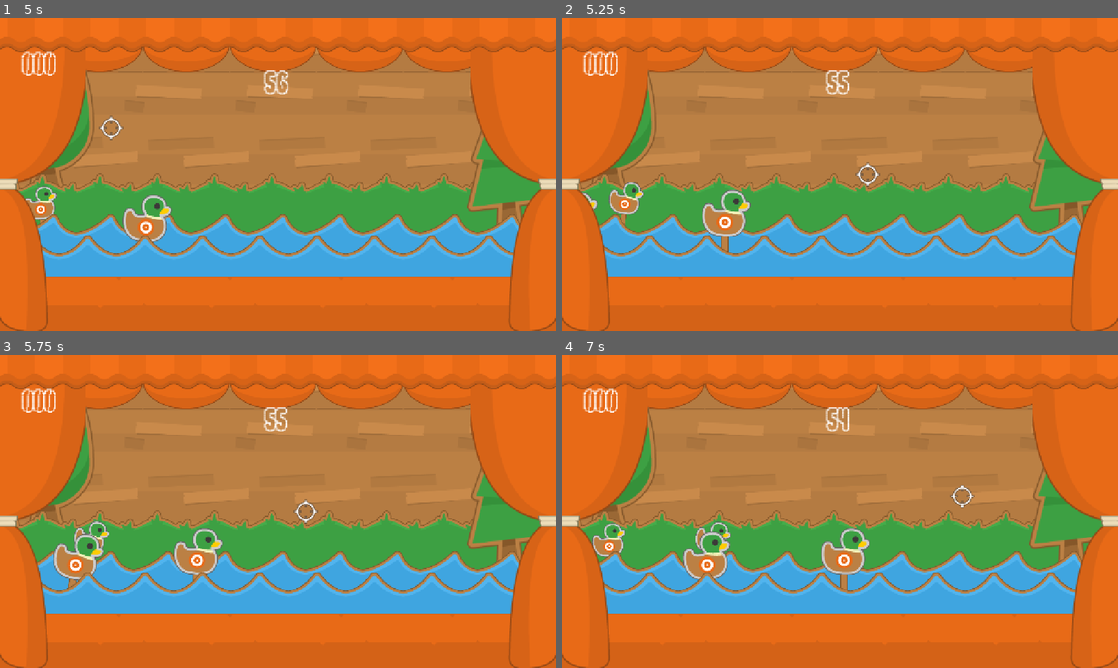
Above: before the commit, frames 1-4 (two rows, left to right).
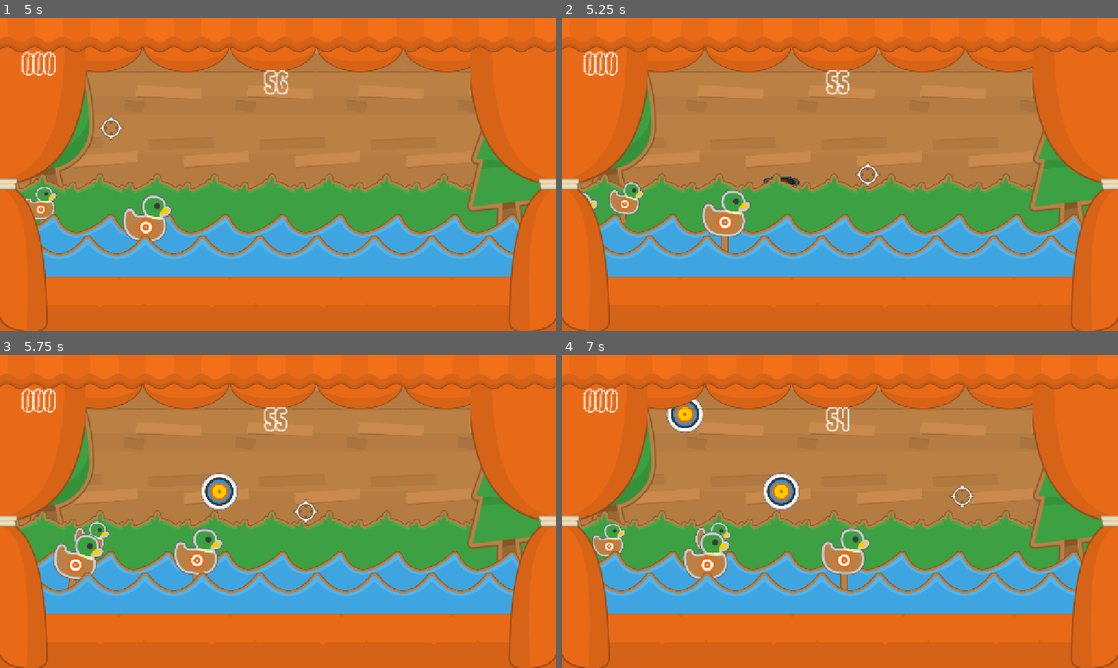
Above: after the commit, the same moments.

Repository: JPlimajots/pluck-and-duck
Game: Godot game, scene res://scenes/palco_principal.tscn
Same seed, same stepped clock (60 frames per second), same inputs: the game is played once before the commit and once after it.
Inputs (mouse positions are in pixels of both pictures, inside the frame that each line leads up to):
- Up to frame 1 (5 s): tap Enter at 0.5, 2.75 s; move the mouse to (400, 158) at 0.52 s; click (400, 158) at 0.67 s; move the mouse to (166, 190) at 1.27 s; click (166, 190) at 1.42 s; tap Space at 2 s; move the mouse to (333, 105) at 2.02 s; click (333, 105) at 2.17 s; move the mouse to (250, 237) at 2.77 s; click (250, 237) at 2.92 s; move the mouse to (444, 221) at 3.52 s; click (444, 221) at 3.67 s; move the mouse to (111, 127) at 4.27 s; click (111, 127) at 4.42 s
- Up to frame 2 (5.25 s): move the mouse to (867, 174) at 5.02 s; click (867, 174) at 5.17 s
- Up to frame 3 (5.75 s): no input
- Up to frame 4 (7 s): move the mouse to (756, 433) at 5.77 s; click (756, 433) at 5.92 s; move the mouse to (962, 495) at 6.52 s; click (962, 495) at 6.67 s

Frame 1 is identical in both runs. In frame 2, less than 0.1% of the frame differs, in the area x 36-43%, y 50-54%; in frame 3, 0.6%; in frame 4, 1.1%, in the area x 18-43%, y 14-50%.

Commit message:
feat: alvo circular base e seus spawners

Diff:
--- a/project.godot
+++ b/project.godot
@@ -33,3 +33,4 @@
 
 patos=""
 tabuas=""
+alvos=""
--- /dev/null
+++ b/scenes/alvo.tscn
@@ -0,0 +1,40 @@
+[gd_scene format=3 uid="uid://cuvolge1xrvqi"]
+
+[ext_resource type="Script" uid="uid://baqcr16naeoq3" path="res://scripts/alvo.gd" id="1_a8mhj"]
+[ext_resource type="Texture2D" uid="uid://i6jth4jd8t0h" path="res://assets/Objects/target_colored_outline.png" id="1_qy817"]
+[ext_resource type="Texture2D" uid="uid://bekcgv1kvybe2" path="res://assets/Objects/stick_wood_outline_broken.png" id="2_jptda"]
+[ext_resource type="Texture2D" uid="uid://osy4iiiridtk" path="res://assets/Objects/stick_wood_outline.png" id="2_m8gck"]
+
+[sub_resource type="CircleShape2D" id="CircleShape2D_a8mhj"]
+radius = 70.45566
+
+[sub_resource type="RectangleShape2D" id="RectangleShape2D_jptda"]
+size = Vector2(20, 83)
+
+[node name="Alvo" type="Area2D" unique_id=702047603 groups=["alvos"]]
+script = ExtResource("1_a8mhj")
+textura_tabua_quebrada = ExtResource("2_jptda")
+
+[node name="ColisaoAlvo" type="CollisionShape2D" parent="." unique_id=1731680197]
+shape = SubResource("CircleShape2D_a8mhj")
+
+[node name="DobradicaPivo" type="Node2D" parent="." unique_id=545131686]
+position = Vector2(0, 152)
+
+[node name="SpriteAlvo" type="Sprite2D" parent="DobradicaPivo" unique_id=1688240942]
+position = Vector2(0, -152)
+texture = ExtResource("1_qy817")
+
+[node name="AreaTabua" type="Area2D" parent="DobradicaPivo" unique_id=136789157 groups=["tabuas"]]
+show_behind_parent = true
+position = Vector2(0, -152)
+
+[node name="SpriteTabua" type="Sprite2D" parent="DobradicaPivo/AreaTabua" unique_id=1670044989]
+position = Vector2(0, 91)
+texture = ExtResource("2_m8gck")
+
+[node name="ColisaoTabua" type="CollisionShape2D" parent="DobradicaPivo/AreaTabua" unique_id=557603842]
+position = Vector2(0, 112.5)
+shape = SubResource("RectangleShape2D_jptda")
+
+[node name="VisibleOnScreenNotifier2D" type="VisibleOnScreenNotifier2D" parent="." unique_id=1934611703]
--- a/scenes/palco_principal.tscn
+++ b/scenes/palco_principal.tscn
@@ -1,7 +1,7 @@
 [gd_scene format=3 uid="uid://orm2jnfl0r1f"]
 
 [ext_resource type="Texture2D" uid="uid://dtf5k2ini6qcc" path="res://assets/Stall/bg_wood.png" id="1_21x3l"]
-[ext_resource type="Script" uid="uid://cqhwb6ni3nl2x" path="res://scenes/palco_principal.gd" id="1_76are"]
+[ext_resource type="Script" uid="uid://cqhwb6ni3nl2x" path="res://scripts/palco_principal.gd" id="1_76are"]
 [ext_resource type="Texture2D" uid="uid://c64arg2rjem2w" path="res://assets/Stall/bg_red.png" id="2_d7mh6"]
 [ext_resource type="Texture2D" uid="uid://b2dg3kjlqtflk" path="res://assets/Stall/tree_oak.png" id="2_rsoic"]
 [ext_resource type="Texture2D" uid="uid://dp7h4kl4qopjp" path="res://assets/Stall/curtain_straight.png" id="2_u6jbp"]
@@ -221,11 +221,21 @@
 wait_time = 2.0
 autostart = true
 
+[node name="GeradorAlvosGrama" type="Timer" parent="." unique_id=827133094]
+
+[node name="GeradorAlvosTeto" type="Timer" parent="." unique_id=1707063574]
+
 [node name="PontoDeSpawn" type="Marker2D" parent="." unique_id=455693146]
 position = Vector2(-128, 454)
 
 [node name="PontoDeSpawnFundo" type="Marker2D" parent="." unique_id=789762644]
 position = Vector2(-202, 418)
+
+[node name="LinhaSpawnAlvosGrama" type="Marker2D" parent="." unique_id=271930669]
+position = Vector2(0, 314)
+
+[node name="LinhaSpawnAlvosTeto" type="Marker2D" parent="." unique_id=1425428314]
+position = Vector2(0, 136)
 
 [node name="Interface" type="CanvasLayer" parent="." unique_id=326853103]
 
@@ -254,3 +264,5 @@
 [connection signal="alvo_atingido" from="Mira" to="." method="_on_mira_alvo_atingido"]
 [connection signal="timeout" from="GeradorDePatos" to="." method="_on_gerador_de_patos_timeout"]
 [connection signal="timeout" from="GeradorDePatosFundo" to="." method="_on_gerador_de_patos_fundo_timeout"]
+[connection signal="timeout" from="GeradorAlvosGrama" to="." method="_on_gerador_alvos_grama_timeout"]
+[connection signal="timeout" from="GeradorAlvosTeto" to="." method="_on_gerador_alvos_teto_timeout"]
--- /dev/null
+++ b/scripts/alvo.gd
@@ -0,0 +1,55 @@
+extends Area2D
+
+
+@export var textura_tabua_quebrada = Texture2D
+@export var tempo_de_vida: float = 3.0
+@export var de_cabeca_para_baixo: bool = false
+
+# Called when the node enters the scene tree for the first time.
+func _ready() -> void:
+	$DobradicaPivo.scale.y = 0.0
+	modulate = Color(0.2, 0.2, 0.2, 1.0)
+	var tween = create_tween()
+	tween.tween_property($DobradicaPivo, "scale:y", 1.0, 0.3).set_trans(Tween.TRANS_QUAD).set_ease(Tween.EASE_OUT)
+	tween.parallel().tween_property(self, "modulate", Color(1.0, 1.0, 1.0, 1.0), 0.3)
+	tween.tween_interval(tempo_de_vida)
+	tween.tween_callback(fugir)
+
+
+# Called every frame. 'delta' is the elapsed time since the previous frame.
+func _process(delta: float) -> void:
+	pass
+
+
+func morrer():
+	desativar_colisoes()
+	animar_queda_tras()
+
+
+func quebrar_tabua():
+	var direcao_queda = -1000 if de_cabeca_para_baixo else 400
+	desativar_colisoes()
+	$DobradicaPivo/AreaTabua/SpriteTabua.texture = textura_tabua_quebrada
+	var tween = create_tween()
+	if not de_cabeca_para_baixo:
+		tween.tween_property($DobradicaPivo/SpriteAlvo, "position:y", $DobradicaPivo/SpriteAlvo.position.y - 100, 0.2).set_trans(Tween.TRANS_QUAD).set_ease(Tween.EASE_OUT)
+	tween.tween_property($DobradicaPivo/SpriteAlvo, "position:y", $DobradicaPivo/SpriteAlvo.position.y + direcao_queda, 0.4).set_trans(Tween.TRANS_QUAD).set_ease(Tween.EASE_IN)
+	tween.parallel().tween_property($DobradicaPivo/SpriteAlvo, "rotation_degrees", 90.0, 0.8)
+	tween.tween_callback(queue_free)
+
+
+func fugir():
+	desativar_colisoes()
+	animar_queda_tras()
+
+
+func animar_queda_tras():
+	var tween = create_tween()
+	tween.tween_property($DobradicaPivo, "scale:y", 0.0, 0.3).set_trans(Tween.TRANS_QUAD).set_ease(Tween.EASE_IN)
+	tween.parallel().tween_property(self, "modulate", Color(0.2, 0.2, 0.2, 1.0), 0.3)
+	tween.tween_callback(queue_free)
+
+
+func desativar_colisoes():
+	$ColisaoAlvo.set_deferred("disabled", true)
+	$DobradicaPivo/AreaTabua/ColisaoTabua.set_deferred("disabled", true)
--- a/scripts/mira.gd
+++ b/scripts/mira.gd
@@ -34,5 +34,8 @@
 		if area.is_in_group("patos"):
 			area.morrer()
 			alvo_atingido.emit(10)
+		elif area.is_in_group("alvos"):
+			area.morrer()
+			alvo_atingido.emit(50)
 		elif area.is_in_group("tabuas"):
 			area.get_parent().get_parent().quebrar_tabua()
--- a/scenes/palco_principal.gd
+++ b/scripts/palco_principal.gd
@@ -1,5 +1,6 @@
 extends Node2D
 
+@onready var cena_alvo = preload("res://scenes/alvo.tscn")
 @export var cena_pato: PackedScene
 
 var pontuacao_atual: int = 0
@@ -29,6 +30,10 @@
 		tempo_restante -= delta
 		var segundos = int(ceil(tempo_restante))
 		$Interface/TextoTempo.text = "%02d" % segundos
+		if $GeradorAlvosGrama.is_stopped():
+			$GeradorAlvosGrama.start(randf_range(3.0, 8.0))
+		if $GeradorAlvosTeto.is_stopped():
+			$GeradorAlvosTeto.start(randf_range(3.0, 8.0))
 		if tempo_restante <= 0:
 			finaliza_jogo()
 
@@ -58,6 +63,7 @@
 	tempo_restante = 0
 	$Interface/TextoTempo.text = "00"
 	$GeradorDePatos.stop()
+	$GeradorDePatosFundo.stop()
 	print("FIM DE JOGO! Pontuação Final: ", pontuacao_atual)
 
 
@@ -71,3 +77,29 @@
 	add_child(pato_fundo)
 	var base_fundo = remap(tempo_restante, 60.0, 0.0, 4.0, 1.2)
 	$GeradorDePatosFundo.wait_time = randf_range(base_fundo * 0.8, base_fundo * 1.5)
+
+
+func _on_gerador_alvos_grama_timeout() -> void:
+	var novo_alvo = cena_alvo.instantiate()
+	var x_aleatorio = randf_range(160.0, 1120.0)
+	novo_alvo.position = Vector2(x_aleatorio, $LinhaSpawnAlvosGrama.position.y)
+	novo_alvo.scale = Vector2(0.6, 0.6)
+	novo_alvo.z_index = GameLayers.Layers.ALVO
+	novo_alvo.tempo_de_vida = remap(tempo_restante, 60.0, 0.0, 3.0, 1.0)
+	add_child(novo_alvo)
+	var tempo_base_spawn = remap(tempo_restante, 60.0, 0.0, 10.0, 4.0)
+	$GeradorAlvosGrama.wait_time = randf_range(tempo_base_spawn * 0.8, tempo_base_spawn * 1.5)
+
+
+func _on_gerador_alvos_teto_timeout() -> void:
+	var novo_alvo = cena_alvo.instantiate()
+	var x_aleatorio = randf_range(256.0, 1024.0)
+	novo_alvo.position = Vector2(x_aleatorio, $LinhaSpawnAlvosTeto.position.y)
+	novo_alvo.scale = Vector2(0.6, 0.6)
+	novo_alvo.z_index = GameLayers.Layers.ALVO
+	novo_alvo.rotation_degrees = 180.0
+	novo_alvo.de_cabeca_para_baixo = true
+	novo_alvo.tempo_de_vida = remap(tempo_restante, 60.0, 0.0, 3.0, 1.0)
+	add_child(novo_alvo)
+	var tempo_base_spawn = remap(tempo_restante, 60.0, 0.0, 10.0, 4.0)
+	$GeradorAlvosTeto.wait_time = randf_range(tempo_base_spawn * 0.8, tempo_base_spawn * 15.)
Not shown, added: scripts/alvo.gd.uid
Renamed: scenes/palco_principal.gd.uid -> scripts/palco_principal.gd.uid
